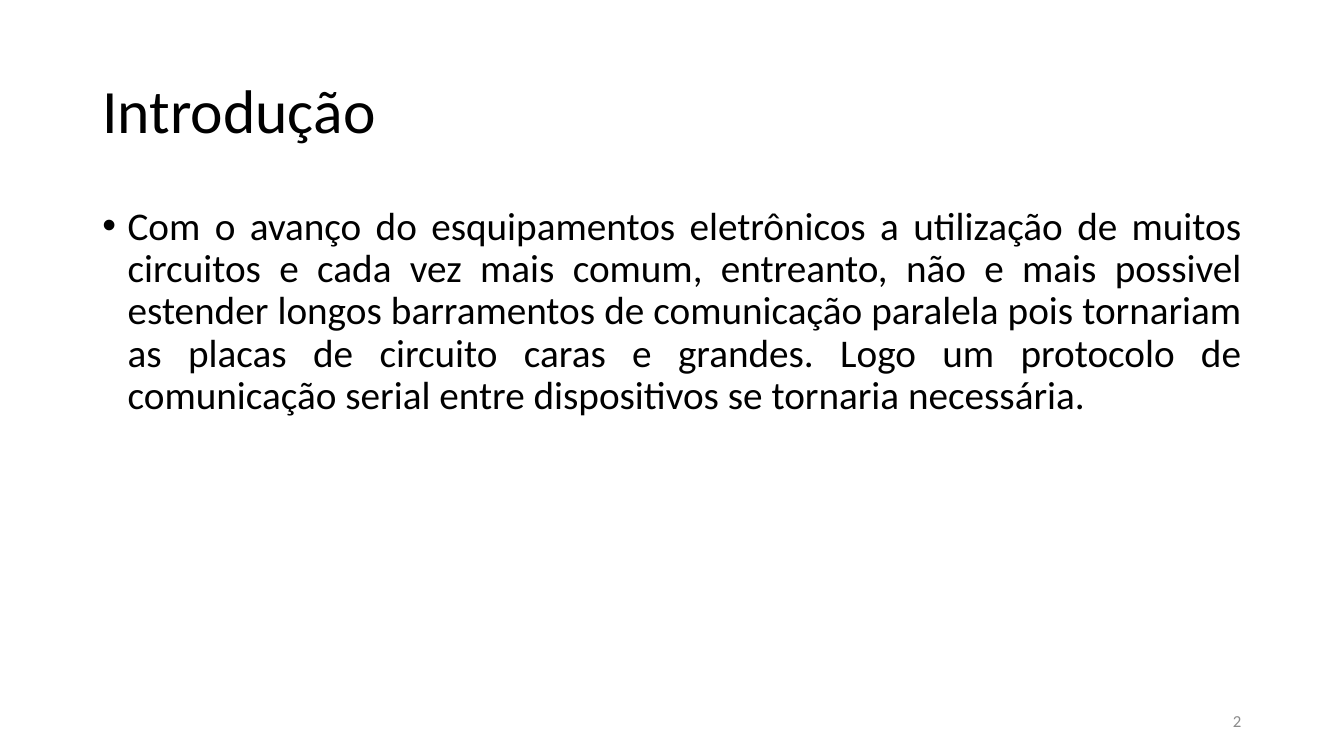
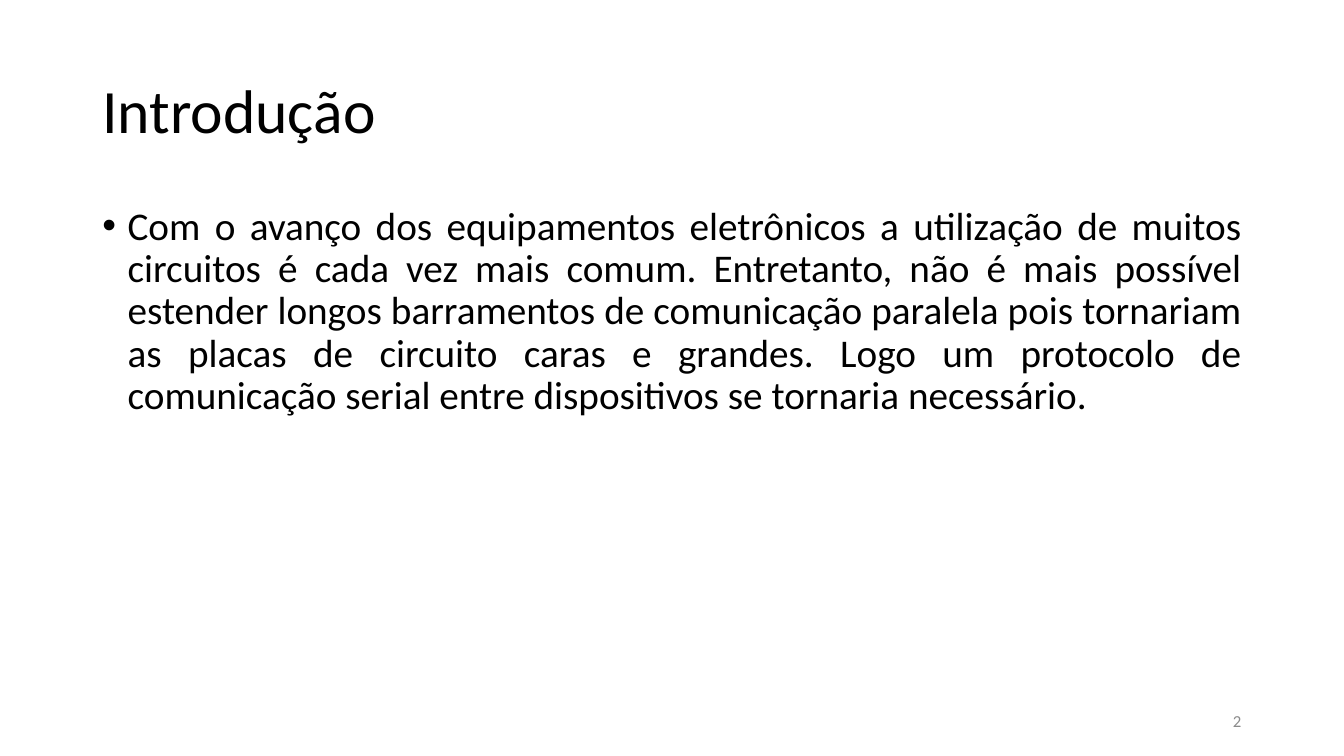
Before and after one commit to marcotulio95/PROJECT1-Arquitetura_-De_-Computadores, a slide deck: slide 2 of Apresentação/Arquitetura de Computadores3.pptx. Drawn at 1344x756 pixels with LibreOffice and Linux fonts; fonts in the diff are those of the drawing. Boxes give left, top, right and bottom in pixels: in the first picture for what was removed or moved away, otherwise in the second. Text is boxed around its words. In the diff, an @@ line names an element or a change of style, - is before the commit and + after.

```diff
--- a/Apresentação/Arquitetura de Computadores3.pptx
+++ b/Apresentação/Arquitetura de Computadores3.pptx
@@ text at (128, 212, 1242, 416): text changed @@
-• Com o avanço do esquipamentos eletrônicos a utilização de muitos circuitos e cada vez mais comum, entreanto, não e mais possivel estender longos barramentos de comunicação paralela pois tornariam as placas de circuito caras e grandes. Logo um protocolo de comunicação serial entre dispositivos se tornaria necessária.
+• Com o avanço dos equipamentos eletrônicos a utilização de muitos circuitos é cada vez mais comum. Entretanto, não é mais possível estender longos barramentos de comunicação paralela pois tornariam as placas de circuito caras e grandes. Logo um protocolo de comunicação serial entre dispositivos se tornaria necessário.
```
Also in this commit, not shown: 4 other slides changed, 3 other files.
